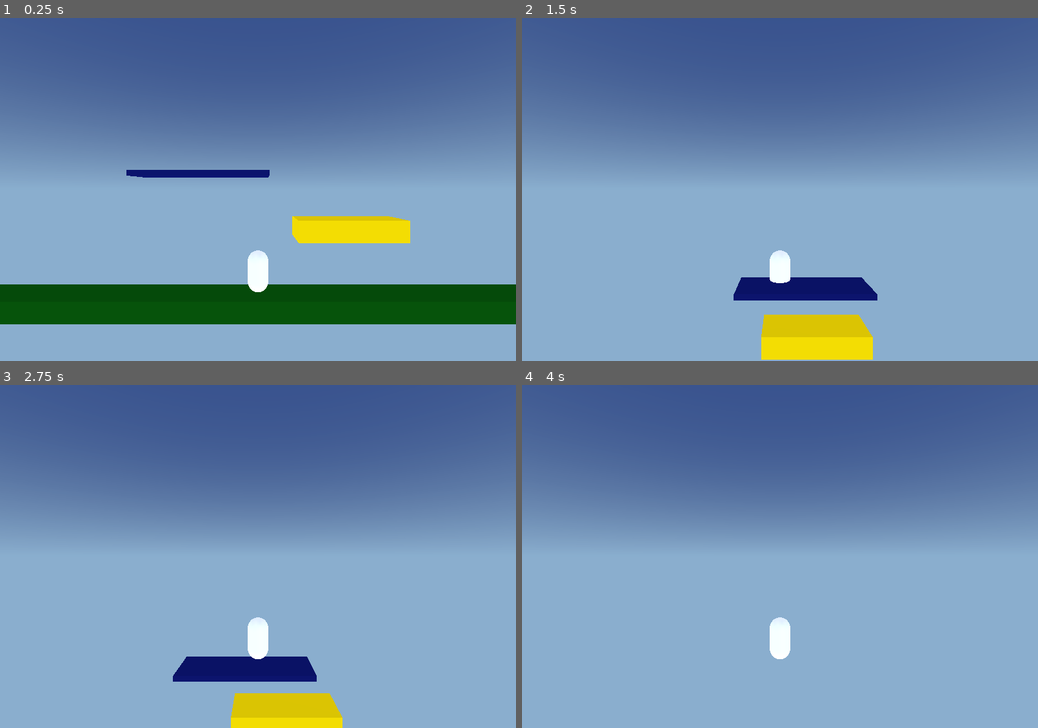
Above: before the commit, frames 1-4 (two rows, left to right).
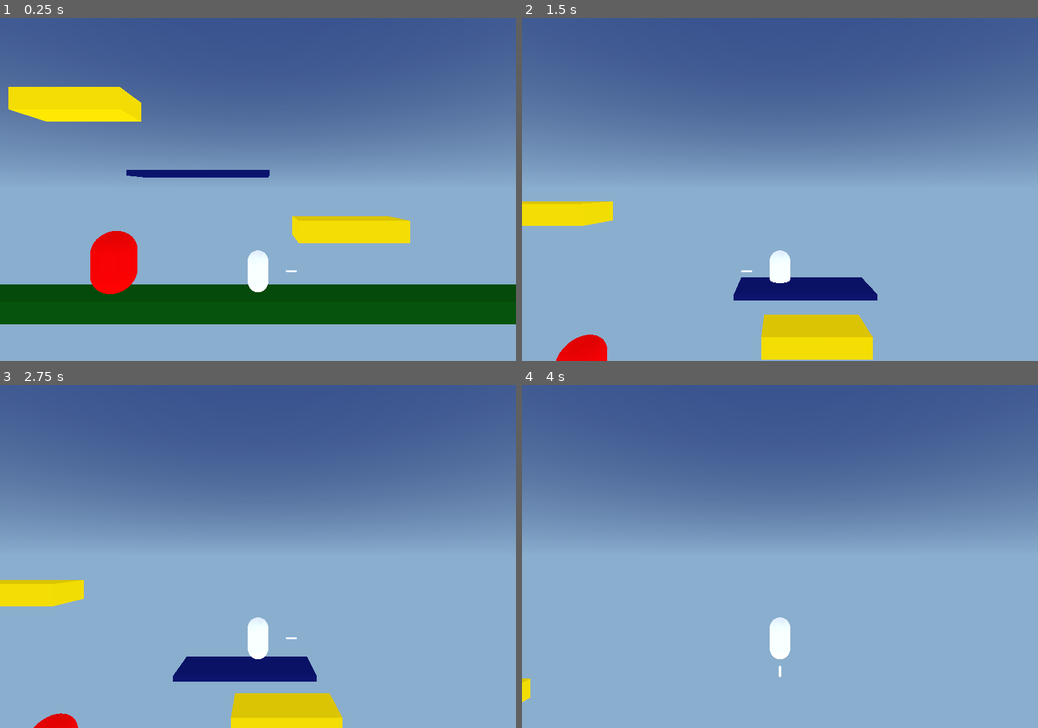
Above: after the commit, the same moments.

Repository: CaffeinatedCM/scorespacejam_9_game
Game: Godot game, scene res://levels/Sandbox.tscn
Two runs of this game, one before a commit and one after it. Both use one fixed random seed, a clock stepped at 60 frames per second and the inputs below.
Inputs:
- Up to frame 1 (0.25 s): no input
- Up to frame 2 (1.5 s): hold D (move_right) 0.53-1.28 s; hold Down (aim_down, bound only after the commit) 0.53-1.28 s; tap Space (jump) at 0.77 s; tap Left (aim_left, bound only after the commit) at 0.8, 1.35 s; hold A (move_left) from 1.28 s (still down)
- Up to frame 3 (2.75 s): tap Space (jump) at 1.52 s; tap Right (aim_right, bound only after the commit) at 1.55 s; release A (move_left) at 2.03 s; hold D (move_right) from 2.03 s (still down); hold Right (aim_right, bound only after the commit) from 2.03 s (still down); tap Up (aim_up, bound only after the commit) at 2.3 s
- Up to frame 4 (4 s): release Right (aim_right, bound only after the commit) at 2.78 s; tap Up (aim_up, bound only after the commit) at 2.85 s; tap Space (jump) at 3.02, 3.77 s; tap Ctrl (shoot, bound only after the commit) at 3.05, 3.6 s; release D (move_right) at 3.53 s; hold A (move_left) from 3.53 s (still down); hold Down (aim_down, bound only after the commit) from 3.53 s (still down)

The runs differ from the first frame. In frame 1, 3.8% of the frame differs, in the area x 1-58%, y 20-81%; in frame 2, 1.8%; in frame 3, 1.5%; in frame 4, 0.1%.

Commit message:
Aiming and shooting

Diff:
--- /dev/null
+++ b/game/characters/BasicEnemy/Enemy.gd
@@ -0,0 +1,7 @@
+extends KinematicBody
+
+func _ready():
+    $Stats.connect("on_no_health", self, "queue_free")
+
+func take_damage(value):
+    $Stats.health -= value
--- /dev/null
+++ b/game/characters/BasicEnemy/Enemy.tscn
@@ -0,0 +1,27 @@
+[gd_scene load_steps=6 format=2]
+
+[ext_resource path="res://characters/Stats.tscn" type="PackedScene" id=1]
+[ext_resource path="res://characters/BasicEnemy/Enemy.gd" type="Script" id=2]
+
+[sub_resource type="CapsuleShape" id=1]
+
+[sub_resource type="CapsuleMesh" id=2]
+
+[sub_resource type="SpatialMaterial" id=3]
+albedo_color = Color( 1, 0, 0, 1 )
+
+[node name="Enemy" type="KinematicBody"]
+transform = Transform( 1, 0, 0, 0, 1, 0, 0, 0, 1, -7, 2, 0 )
+collision_layer = 8
+script = ExtResource( 2 )
+
+[node name="Stats" parent="." instance=ExtResource( 1 )]
+
+[node name="CollisionShape" type="CollisionShape" parent="."]
+transform = Transform( 1, 0, 0, 0, -1.62921e-07, -1, 0, 1, -1.62921e-07, 0, 0, 0 )
+shape = SubResource( 1 )
+
+[node name="CSGMesh" type="CSGMesh" parent="."]
+transform = Transform( 1, 0, 0, 0, -1.62921e-07, -1, 0, 1, -1.62921e-07, 0, 0, 0 )
+mesh = SubResource( 2 )
+material = SubResource( 3 )
--- /dev/null
+++ b/game/characters/Stats.gd
@@ -0,0 +1,15 @@
+extends Node
+
+signal health_changed(value)
+signal on_no_health()
+
+export var MAX_HEALTH = 3
+export var DAMAGE = 1
+
+onready var health = MAX_HEALTH setget set_health
+
+func set_health(value):
+    health = value
+    emit_signal("health_changed", value)
+    if value <= 0:
+        emit_signal("on_no_health")
--- /dev/null
+++ b/game/characters/Stats.tscn
@@ -0,0 +1,6 @@
+[gd_scene load_steps=2 format=2]
+
+[ext_resource path="res://characters/Stats.gd" type="Script" id=1]
+
+[node name="Stats" type="Node"]
+script = ExtResource( 1 )
--- a/game/characters/player/Player.gd
+++ b/game/characters/player/Player.gd
@@ -1,8 +1,3 @@
 extends KinematicBody
 
-export var MAX_SPEED = 200
-export var GRAVITY = 98
-export var JUMP_POWER = 100
-
-var velocity = Vector2.ZERO
-var direction = Vector2.ZERO
+var aim_direction = Vector3.RIGHT
--- a/game/characters/player/Player.tscn
+++ b/game/characters/player/Player.tscn
@@ -1,9 +1,12 @@
-[gd_scene load_steps=8 format=2]
+[gd_scene load_steps=11 format=2]
 
+[ext_resource path="res://characters/player/interact_states/Gun.gd" type="Script" id=1]
+[ext_resource path="res://characters/player/PlayerInteractStateMachine.gd" type="Script" id=2]
 [ext_resource path="res://characters/player/PlayerStateMachine.gd" type="Script" id=3]
 [ext_resource path="res://characters/player/states/Idle.gd" type="Script" id=4]
 [ext_resource path="res://characters/player/states/movement/Moving.gd" type="Script" id=5]
 [ext_resource path="res://characters/player/states/movement/Jump.gd" type="Script" id=6]
+[ext_resource path="res://characters/Stats.tscn" type="PackedScene" id=7]
 
 [sub_resource type="GDScript" id=3]
 script/source = "extends KinematicBody
@@ -38,6 +41,9 @@
 "_edit_group_": true
 }
 
+[node name="Stats" parent="." instance=ExtResource( 7 )]
+MAX_HEALTH = 10
+
 [node name="PlayerStateMachine" type="Node" parent="."]
 script = ExtResource( 3 )
 initial_state = NodePath("Moving")
@@ -51,6 +57,12 @@
 [node name="Jump" type="Node" parent="PlayerStateMachine"]
 script = ExtResource( 6 )
 
+[node name="PlayerInteractStateMachine" type="Node" parent="."]
+script = ExtResource( 2 )
+
+[node name="Gun" type="Node" parent="PlayerInteractStateMachine"]
+script = ExtResource( 1 )
+
 [node name="CSGMesh" type="CSGMesh" parent="."]
 transform = Transform( 1, 0, 0, 0, -1.62921e-07, -1, 0, 1, -1.62921e-07, 0, 0, 0 )
 mesh = SubResource( 1 )
@@ -58,3 +70,15 @@
 [node name="CollisionShape" type="CollisionShape" parent="."]
 transform = Transform( 1, 0, 0, 0, -1.62921e-07, -1, 0, 1, -1.62921e-07, 0, 0, 0 )
 shape = SubResource( 2 )
+
+[node name="GunPivot" type="Spatial" parent="."]
+
+[node name="Gun" type="CSGCylinder" parent="GunPivot"]
+transform = Transform( -1.62921e-07, -1, 0, 1, -1.62921e-07, 0, 0, 0, 1, 1.62571, 0, 0 )
+radius = 0.05
+height = 0.5
+
+[node name="RayCast" type="RayCast" parent="GunPivot"]
+enabled = true
+cast_to = Vector3( 10, 0, 0 )
+collision_mask = 8
--- /dev/null
+++ b/game/characters/player/PlayerInteractStateMachine.gd
@@ -0,0 +1,6 @@
+extends StateMachine
+
+func _ready():
+    states_map = {
+        "gun": $Gun,
+    }
--- /dev/null
+++ b/game/characters/player/interact_states/Gun.gd
@@ -0,0 +1,22 @@
+extends PlayerBaseState
+
+onready var gunRayCast = player.get_node("GunPivot/RayCast")
+onready var stats = player.get_node("Stats")
+
+func update(_delta):
+    var aim_horiziontal = Input.get_action_strength("aim_right") - Input.get_action_strength("aim_left")
+    var aim_vertical = Input.get_action_strength("aim_up") - Input.get_action_strength("aim_down")
+
+    var aim_direction = Vector2(aim_horiziontal, aim_vertical)
+
+    var aim_degrees = rad2deg(Vector2.RIGHT.angle_to(aim_direction))
+    if aim_horiziontal != 0 or aim_vertical != 0:
+        player.get_node("GunPivot").rotation_degrees.z = aim_degrees
+
+    if Input.is_action_just_pressed("shoot"):
+        shoot()
+
+
+func shoot():
+    if gunRayCast.is_colliding():
+        gunRayCast.get_collider().take_damage(stats.DAMAGE)
--- a/game/levels/Sandbox.tscn
+++ b/game/levels/Sandbox.tscn
@@ -1,10 +1,11 @@
-[gd_scene load_steps=7 format=2]
+[gd_scene load_steps=8 format=2]
 
 [ext_resource path="res://characters/player/Player.tscn" type="PackedScene" id=1]
 [ext_resource path="res://world/ground/Ground.tscn" type="PackedScene" id=2]
 [ext_resource path="res://levels/Death.gd" type="Script" id=3]
 [ext_resource path="res://world/platform/Platform.tscn" type="PackedScene" id=4]
 [ext_resource path="res://world/moving_platform/MovingPlatform.tscn" type="PackedScene" id=5]
+[ext_resource path="res://characters/BasicEnemy/Enemy.tscn" type="PackedScene" id=6]
 
 [sub_resource type="BoxShape" id=1]
 extents = Vector3( 100, 0.5, 100 )
@@ -34,6 +35,11 @@
 
 [node name="Platform" parent="." instance=ExtResource( 4 )]
 
-[node name="Spatial" parent="." instance=ExtResource( 5 )]
+[node name="Platform2" parent="." instance=ExtResource( 4 )]
+transform = Transform( 1, 0, 0, 0, 1, 0, 0, 0, 1, -8.676, 9.636, 0 )
+
+[node name="MovingPlatform" parent="." instance=ExtResource( 5 )]
 transform = Transform( 1, 0, 0, 0, 1, 0, 0, 0, 1, -3.7647, 6.25157, 0.730398 )
+
+[node name="Enemy" parent="." instance=ExtResource( 6 )]
 [connection signal="body_entered" from="Death" to="Death" method="_on_Death_body_entered"]
--- a/game/project.godot
+++ b/game/project.godot
@@ -63,6 +63,36 @@
 , Object(InputEventJoypadButton,"resource_local_to_scene":false,"resource_name":"","device":0,"button_index":0,"pressure":0.0,"pressed":false,"script":null)
  ]
 }
+aim_up={
+"deadzone": 0.1,
+"events": [ Object(InputEventJoypadMotion,"resource_local_to_scene":false,"resource_name":"","device":0,"axis":3,"axis_value":-1.0,"script":null)
+, Object(InputEventKey,"resource_local_to_scene":false,"resource_name":"","device":0,"alt":false,"shift":false,"control":false,"meta":false,"command":false,"pressed":false,"scancode":16777232,"unicode":0,"echo":false,"script":null)
+ ]
+}
+aim_down={
+"deadzone": 0.1,
+"events": [ Object(InputEventJoypadMotion,"resource_local_to_scene":false,"resource_name":"","device":0,"axis":3,"axis_value":1.0,"script":null)
+, Object(InputEventKey,"resource_local_to_scene":false,"resource_name":"","device":0,"alt":false,"shift":false,"control":false,"meta":false,"command":false,"pressed":false,"scancode":16777234,"unicode":0,"echo":false,"script":null)
+ ]
+}
+aim_left={
+"deadzone": 0.1,
+"events": [ Object(InputEventJoypadMotion,"resource_local_to_scene":false,"resource_name":"","device":0,"axis":2,"axis_value":-1.0,"script":null)
+, Object(InputEventKey,"resource_local_to_scene":false,"resource_name":"","device":0,"alt":false,"shift":false,"control":false,"meta":false,"command":false,"pressed":false,"scancode":16777231,"unicode":0,"echo":false,"script":null)
+ ]
+}
+aim_right={
+"deadzone": 0.1,
+"events": [ Object(InputEventJoypadMotion,"resource_local_to_scene":false,"resource_name":"","device":0,"axis":2,"axis_value":1.0,"script":null)
+, Object(InputEventKey,"resource_local_to_scene":false,"resource_name":"","device":0,"alt":false,"shift":false,"control":false,"meta":false,"command":false,"pressed":false,"scancode":16777233,"unicode":0,"echo":false,"script":null)
+ ]
+}
+shoot={
+"deadzone": 0.5,
+"events": [ Object(InputEventKey,"resource_local_to_scene":false,"resource_name":"","device":0,"alt":false,"shift":false,"control":false,"meta":false,"command":false,"pressed":false,"scancode":16777238,"unicode":0,"echo":false,"script":null)
+, Object(InputEventJoypadButton,"resource_local_to_scene":false,"resource_name":"","device":0,"button_index":7,"pressure":0.0,"pressed":false,"script":null)
+ ]
+}
 
 [layer_names]
 
@@ -71,11 +101,11 @@
 2d_physics/layer_2="player"
 3d_physics/layer_2="player"
 3d_physics/layer_3="pass_through"
+3d_physics/layer_4="enemy"
 
 [rendering]
 
 quality/driver/driver_name="GLES2"
-quality/2d/use_pixel_snap=true
 vram_compression/import_etc=true
 vram_compression/import_etc2=false
 environment/default_environment="res://default_env.tres"
--- a/game/world/moving_platform/MovingPlatform.tscn
+++ b/game/world/moving_platform/MovingPlatform.tscn
@@ -11,7 +11,7 @@
 [sub_resource type="SpatialMaterial" id=2]
 albedo_color = Color( 0.0392157, 0.0666667, 0.372549, 1 )
 
-[node name="Spatial" type="KinematicBody"]
+[node name="MovingPlatform" type="KinematicBody"]
 collision_layer = 4
 collision_mask = 0
 script = ExtResource( 1 )
Binary file removed: game/world/ground/ground.png
Not shown, removed: game/world/ground/ground.png.import
Not shown, added: game/debug.log
